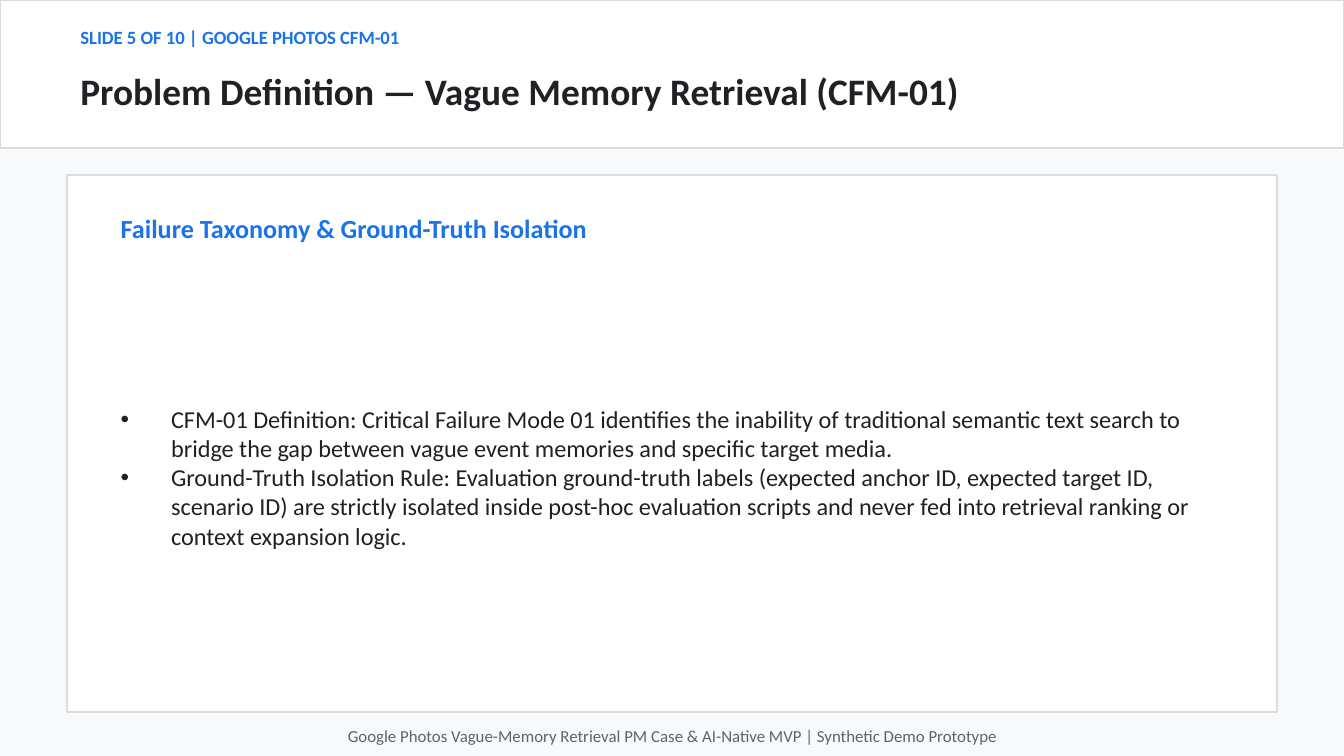
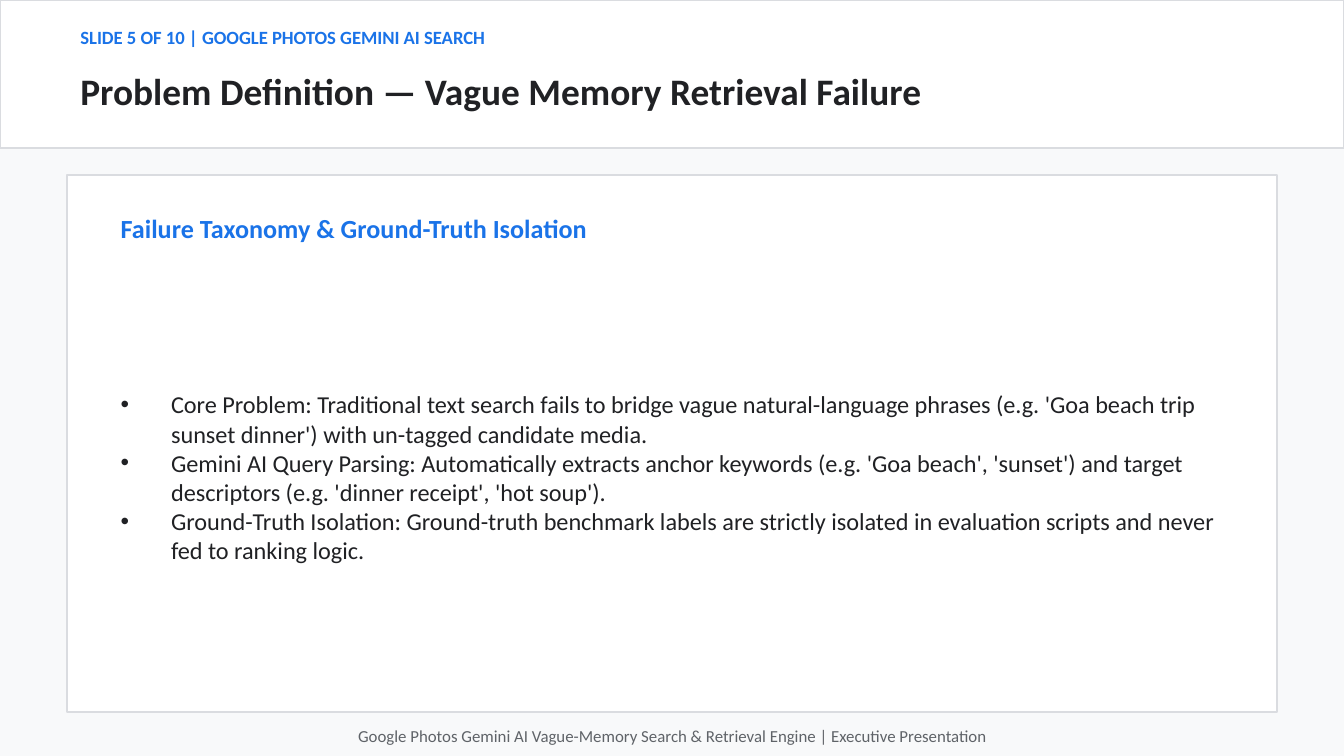
Before and after one commit to hatakekakashi05/google-photos-vague-memory-, a slide deck: slide 5 of output/google_photos_vague_memory_presentation.pptx. Drawn at 1344x756 pixels with LibreOffice and Linux fonts; fonts in the diff are those of the drawing. Boxes give left, top, right and bottom in pixels: in the first picture for what was removed or moved away, otherwise in the second. Text is boxed around its words. In the diff, an @@ line names an element or a change of style, - is before the commit and + after.

Commit message:
Strongly emphasize Gemini AI Search in README/PPTX/docs, fix image-to-tag visual mismatch bugs (e.g. VIN_002 grandparents image)

```diff
--- a/output/google_photos_vague_memory_presentation.pptx
+++ b/output/google_photos_vague_memory_presentation.pptx
@@ text at (80, 31, 485, 44): text changed @@
-SLIDE 5 OF 10 | GOOGLE PHOTOS CFM-01
+SLIDE 5 OF 10 | GOOGLE PHOTOS GEMINI AI SEARCH
@@ text at (80, 78, 921, 112): text changed @@
-Problem Definition — Vague Memory Retrieval (CFM-01)
+Problem Definition — Vague Memory Retrieval Failure
@@ text at (171, 395, 1214, 563): text changed @@
-• CFM-01 Definition: Critical Failure Mode 01 identifies the inability of traditional semantic text search to bridge the gap between vague event memories and specific target media.
-• Ground-Truth Isolation Rule: Evaluation ground-truth labels (expected anchor ID, expected target ID, scenario ID) are strictly isolated inside post-hoc evaluation scripts and never fed into retrieval ranking or context expansion logic.
+• Core Problem: Traditional text search fails to bridge vague natural-language phrases (e.g. 'Goa beach trip sunset dinner') with un-tagged candidate media.
+• Gemini AI Query Parsing: Automatically extracts anchor keywords (e.g. 'Goa beach', 'sunset') and target descriptors (e.g. 'dinner receipt', 'hot soup').
+• Ground-Truth Isolation: Ground-truth benchmark labels are strictly isolated in evaluation scripts and never fed to ranking logic.
@@ text at (358, 730, 986, 745): text changed @@
-Google Photos Vague-Memory Retrieval PM Case & AI-Native MVP | Synthetic Demo Prototype
+Google Photos Gemini AI Vague-Memory Search & Retrieval Engine | Executive Presentation
```
Also in this commit, not shown: 9 other slides changed, 4 other files.
